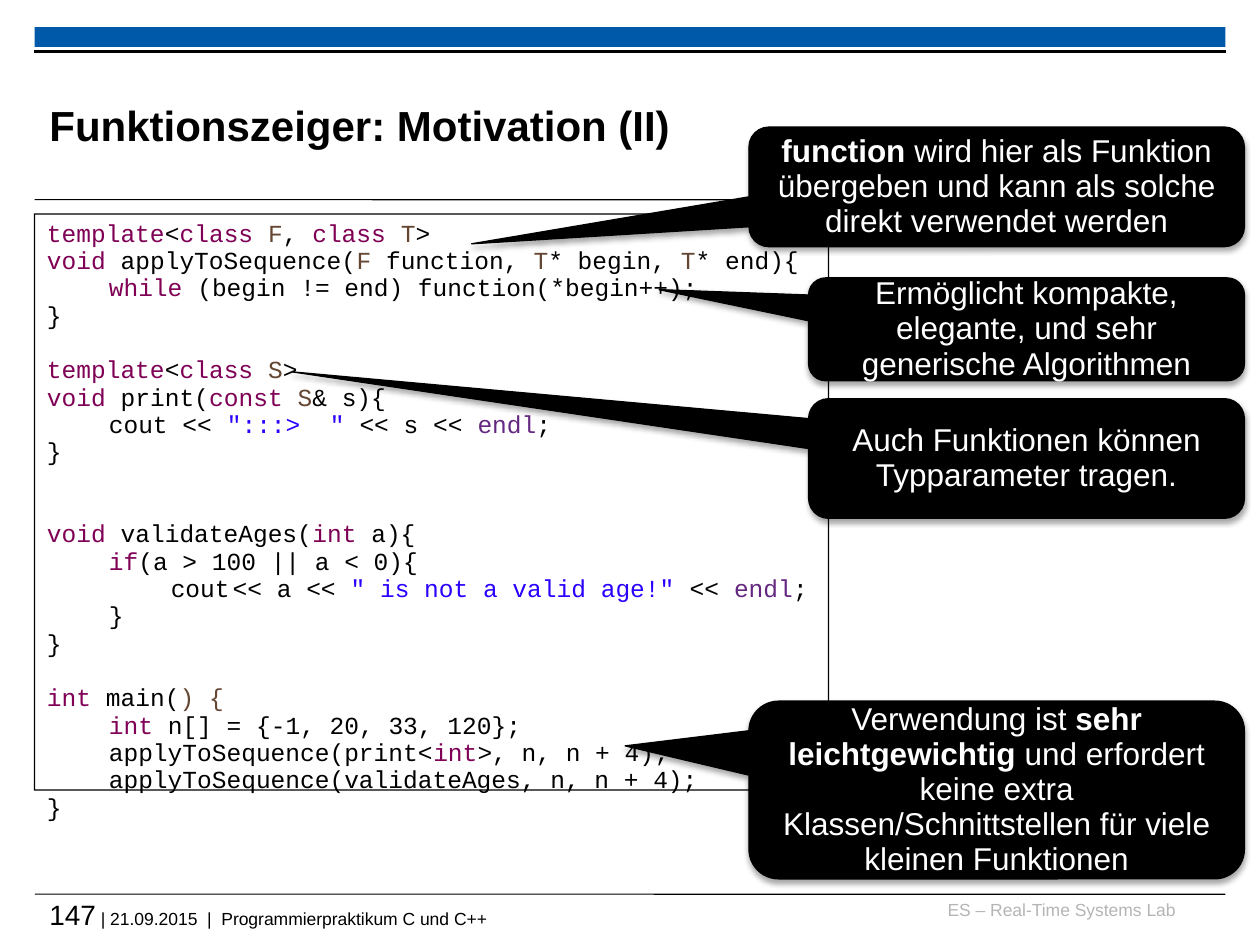
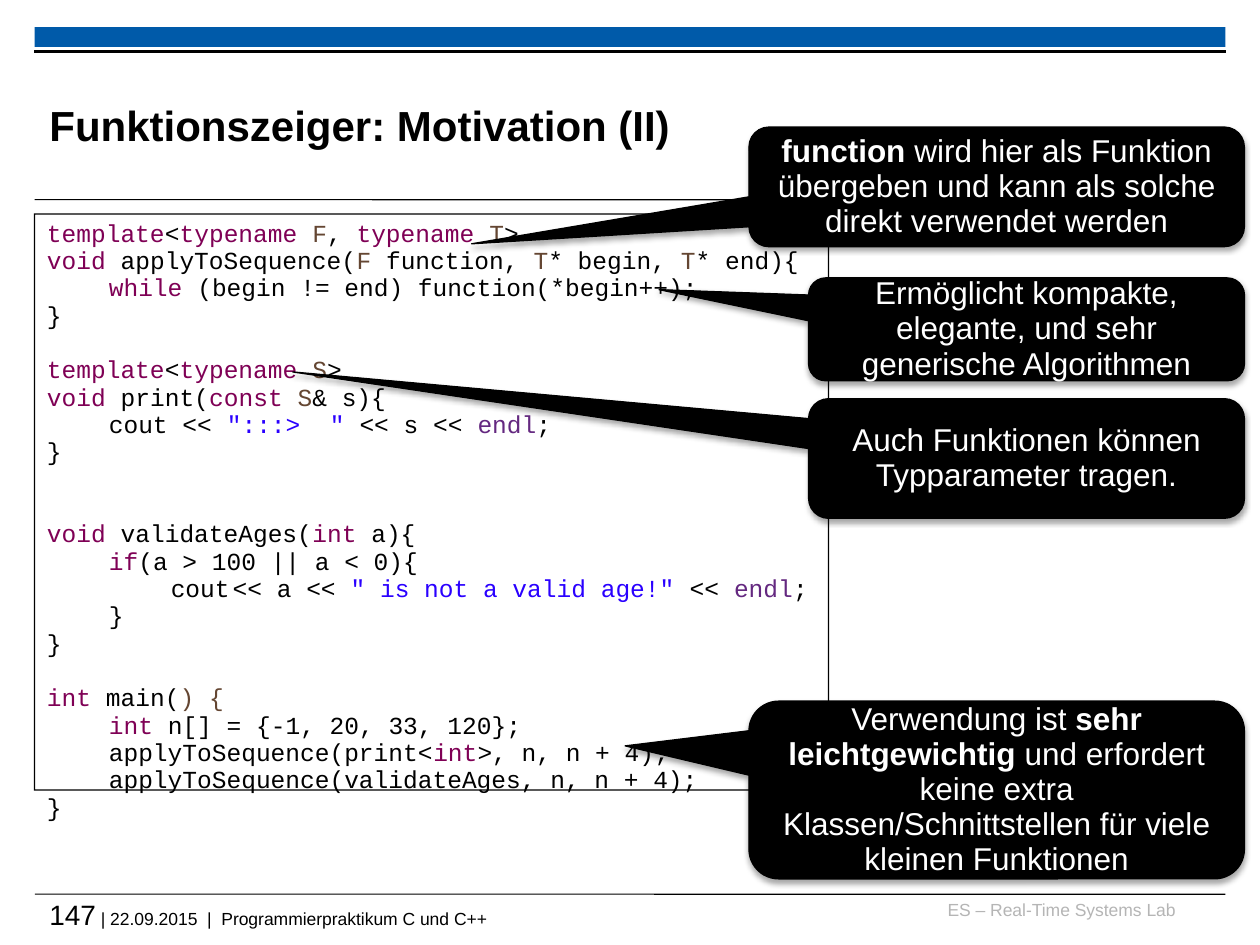
Before and after one commit to h82k/tud-cppp, a slide deck: slide 147 of cppp_lecture.pptx. Drawn at 1260x945 pixels with LibreOffice and Linux fonts; fonts in the diff are those of the drawing; background and template pictures are left out. Boxes give left, top, right and bottom in pixels: in the first picture for what was removed or moved away, otherwise in the second. Text is boxed around its words. In the diff, an @@ line names an element or a change of style, - is before the commit and + after.

Commit message:
Minor bug fixes in slides
 - class -> typename

```diff
--- a/cppp_lecture.pptx
+++ b/cppp_lecture.pptx
@@ text in folded corner at <box>47,224,518,247</box>: text changed @@
-template<class F, class T>
+template<typename F, typename T>
@@ text in folded corner at <box>47,360,341,383</box>: text changed @@
-template<class S>
+template<typename S>
@@ text at <box>49,905,487,929</box>: text changed @@
-147 | 21.09.2015 | Programmierpraktikum C und C++
+147 | 22.09.2015 | Programmierpraktikum C und C++
```
Also in this commit, not shown: 10 other slides changed, 2 other files.
